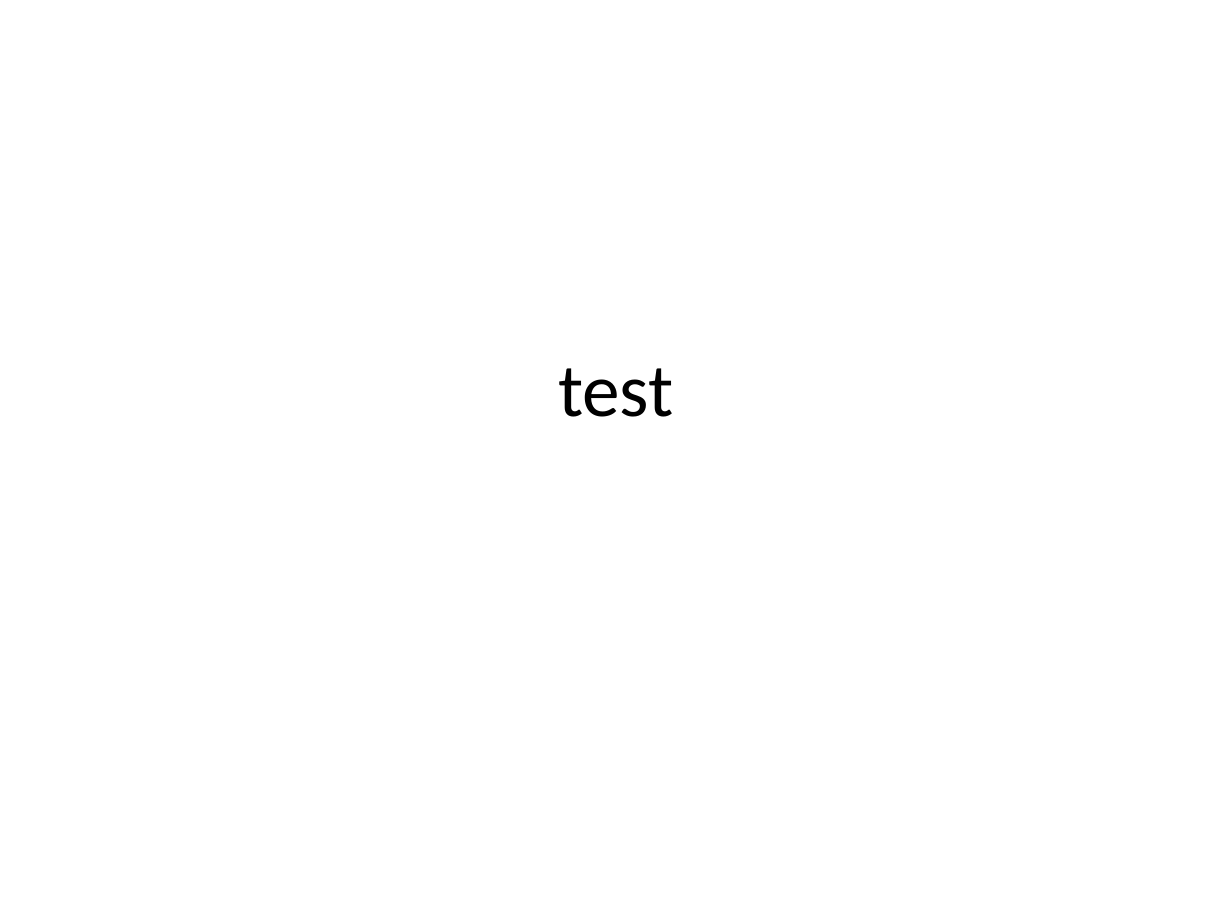
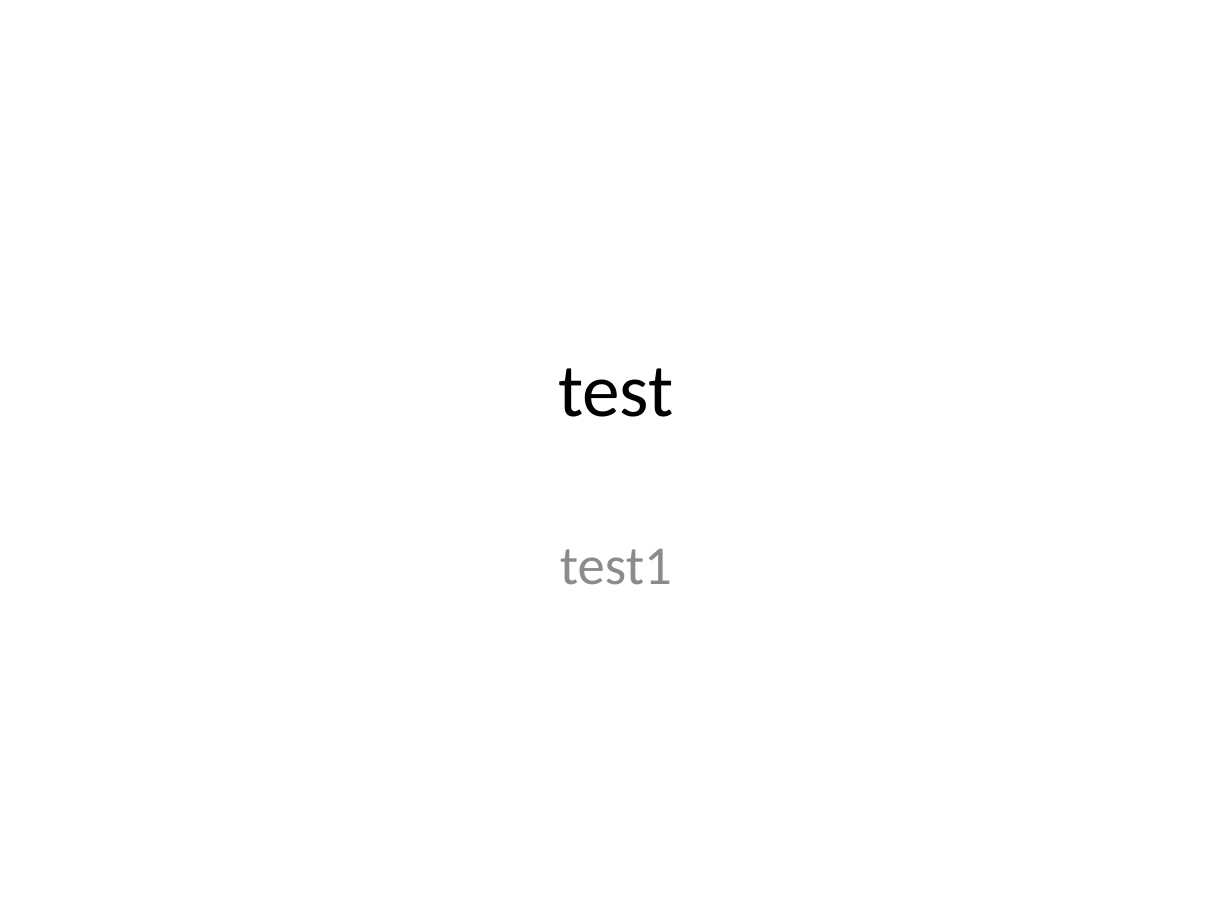
Before and after one commit to MeticulonTraining4/conflicttesting, a slide deck: slide 1 of testppt.pptx. Drawn at 1232x924 pixels with LibreOffice and Linux fonts; fonts in the diff are those of the drawing. Boxes give left, top, right and bottom in pixels: in the first picture for what was removed or moved away, otherwise in the second. Text is boxed around its words. In the diff, an @@ line names an element or a change of style, - is before the commit and + after.

```diff
--- a/testppt.pptx
+++ b/testppt.pptx
@@ subtitle added at (x1=560, y1=549, x2=672, y2=585), 32 pt, text #8C8C8C @@
+test1
```
